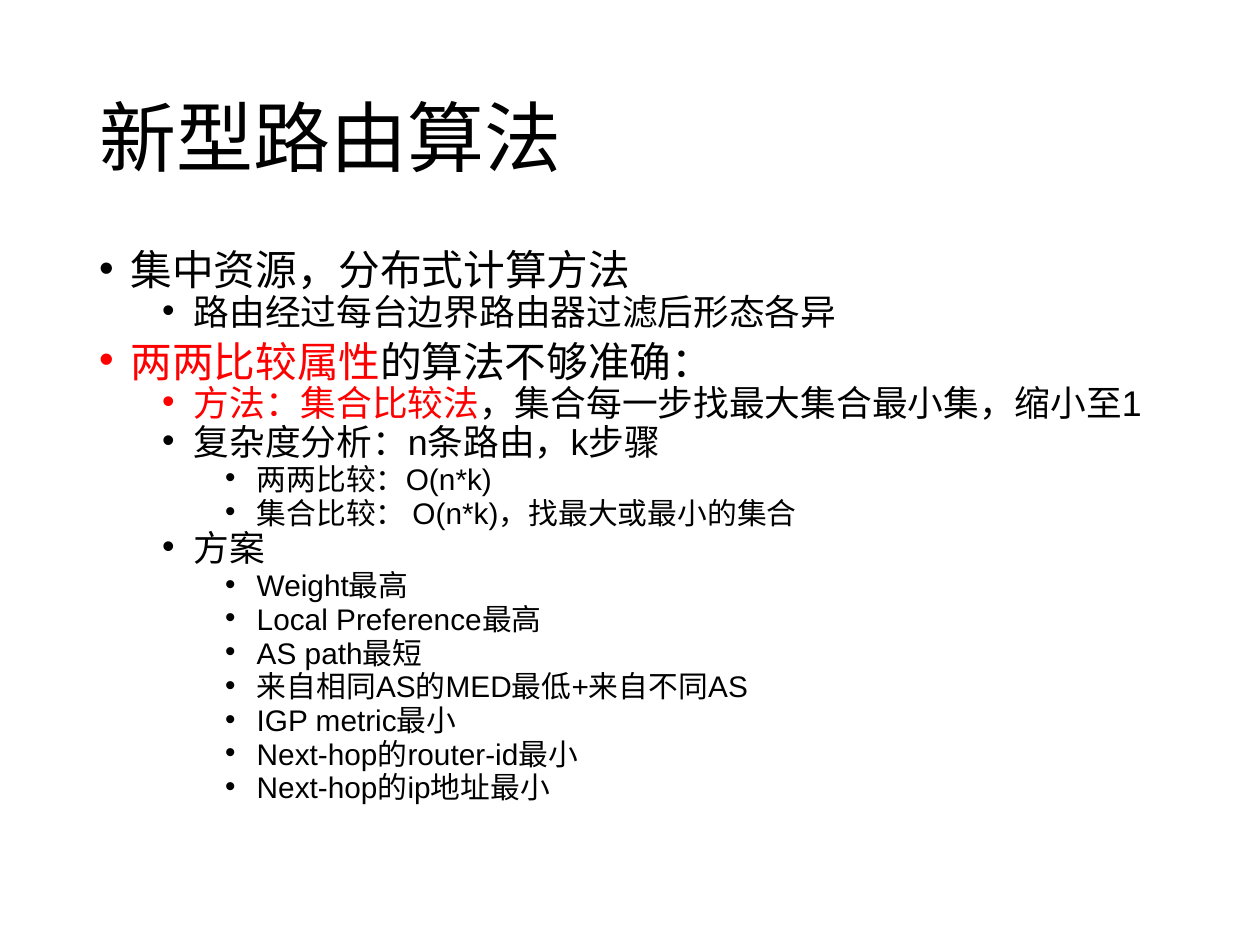
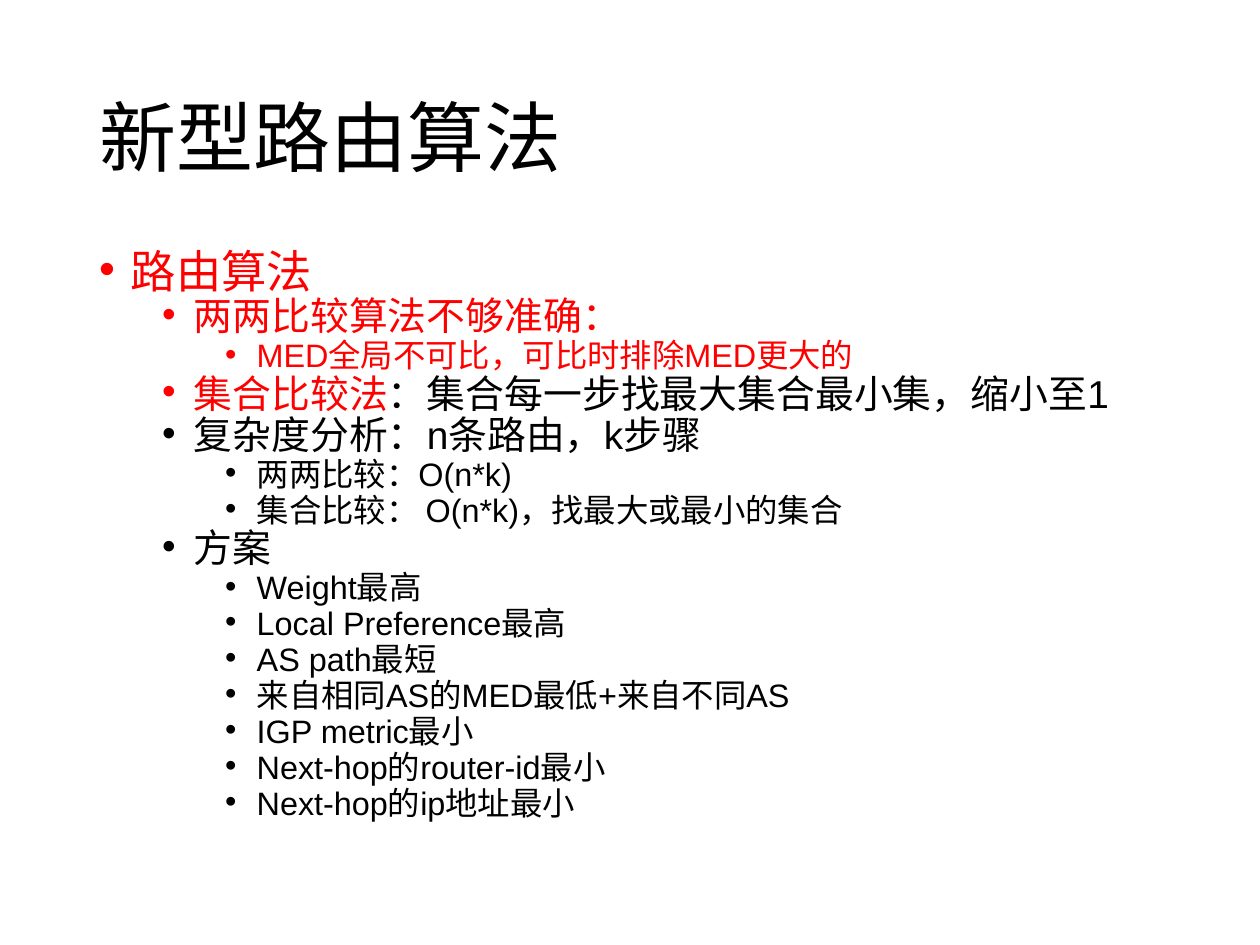
Before and after one commit to wangqing93/ibgp_exp, a slide deck: slide 6 of doc/毕设阶段讨论4.pptx (slide 4 before the commit). Drawn at 1260x945 pixels with LibreOffice and Linux fonts; fonts in the diff are those of the drawing. Boxes give left, top, right and bottom in pixels: in the first picture for what was removed or moved away, otherwise in the second. Text is boxed around its words. In the diff, an @@ line names an element or a change of style, - is before the commit and + after.

```diff
--- a/doc/毕设阶段讨论4.pptx
+++ b/doc/毕设阶段讨论4.pptx
@@ text at [131, 249, 1109, 418]: text changed; size 20.4 to 22.2 pt; text colour #000000 to #FF0000 @@
-• 集中资源，分布式计算方法
-  • 路由经过每台边界路由器过滤后形态各异
-• 两两比较属性的算法不够准确：
-  • 方法：集合比较法，集合每一步找最大集合最小集，缩小至1
+• 路由算法
+  • 两两比较算法不够准确：
+    • MED全局不可比，可比时排除MED更大的
+  • 集合比较法：集合每一步找最大集合最小集，缩小至1
@@ text at [194, 409, 843, 821]: size 20.4 to 22.2 pt in "复杂度分析：n条路由，k步骤", "方案"; size 17 to 18.5 pt in "两两比较：O(n*k)", "集合比较： O(n*k)，找最大或最小的集合", "Weight最高", "Local Preference最高" and 5 more places @@
```
Also in this commit, not shown: 8 other slides changed, 4 slides added, 1 other file.
